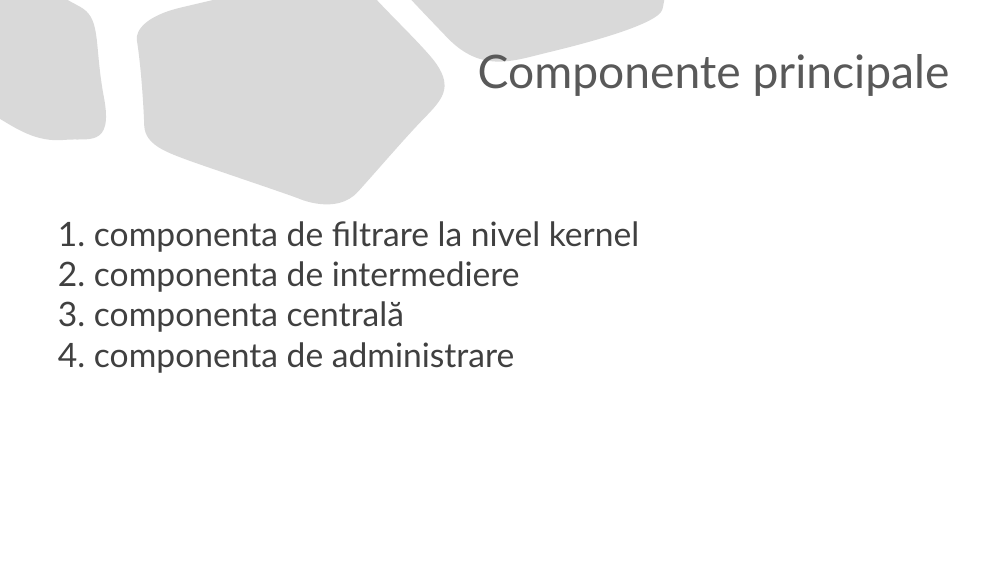
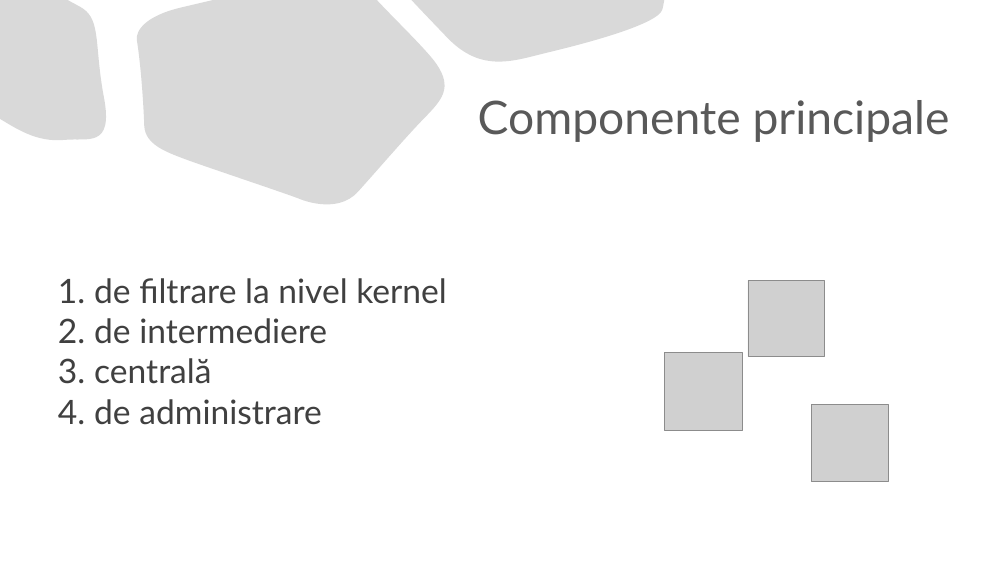
Before and after one commit to TheodorPredescu/Intrusion-Detection-and-Prevention-System, a slide deck: slide 5 of document/prezentare_scss.pptx. Drawn at 1008x567 pixels with LibreOffice and Linux fonts; fonts in the diff are those of the drawing; grey boxes stand for pictures. Boxes give left, top, right and bottom in pixels: in the first picture for what was removed or moved away, otherwise in the second. Text is boxed around its words. In the diff, an @@ line names an element or a change of style, - is before the commit and + after.

```diff
--- a/document/prezentare_scss.pptx
+++ b/document/prezentare_scss.pptx
@@ title "Componente principale": place and size @@
-title "Componente principale" at [478, 54, 950, 96]
+title "Componente principale" at [478, 100, 950, 142]
@@ text at [94, 278, 447, 425]: text changed @@
-1. componenta de filtrare la nivel kernel
-2. componenta de intermediere
-3. componenta centrală
-4. componenta de administrare
+1. de filtrare la nivel kernel
+2. de intermediere
+3. centrală
+4. de administrare
@@ picture added at [748, 281, 824, 357] @@
@@ picture added at [665, 353, 743, 431] @@
@@ picture added at [811, 405, 889, 482] @@
```
Also in this commit, not shown: 6 other slides changed, 1 slide added, 1 slide removed, 16 other files.
